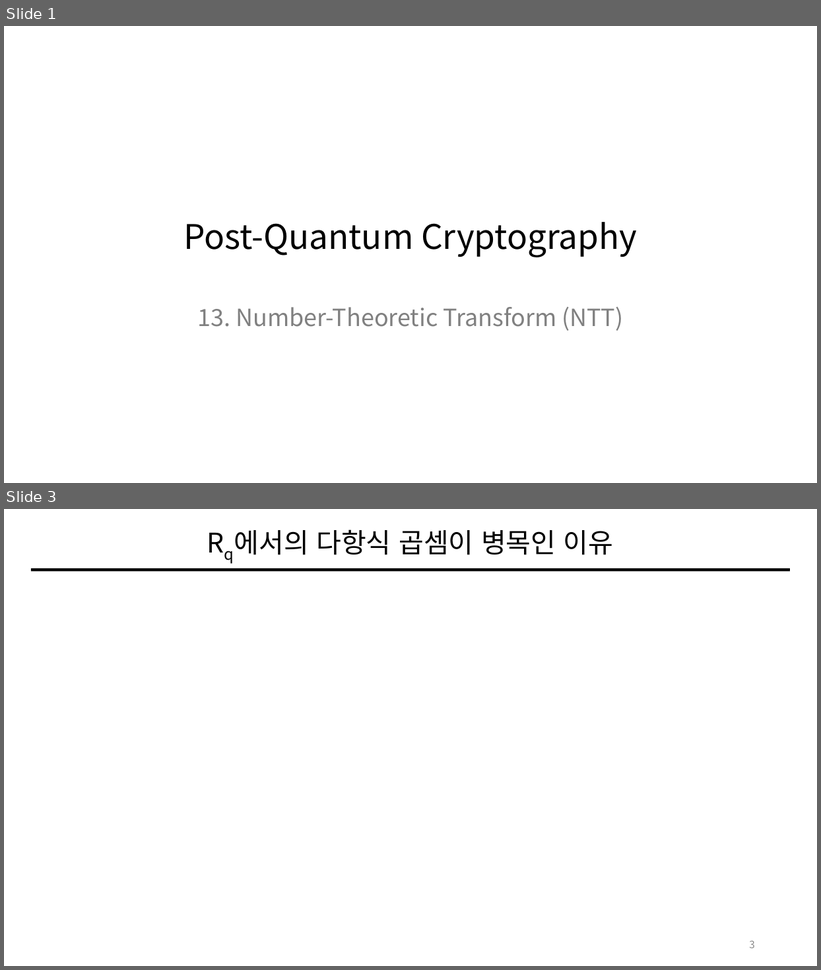
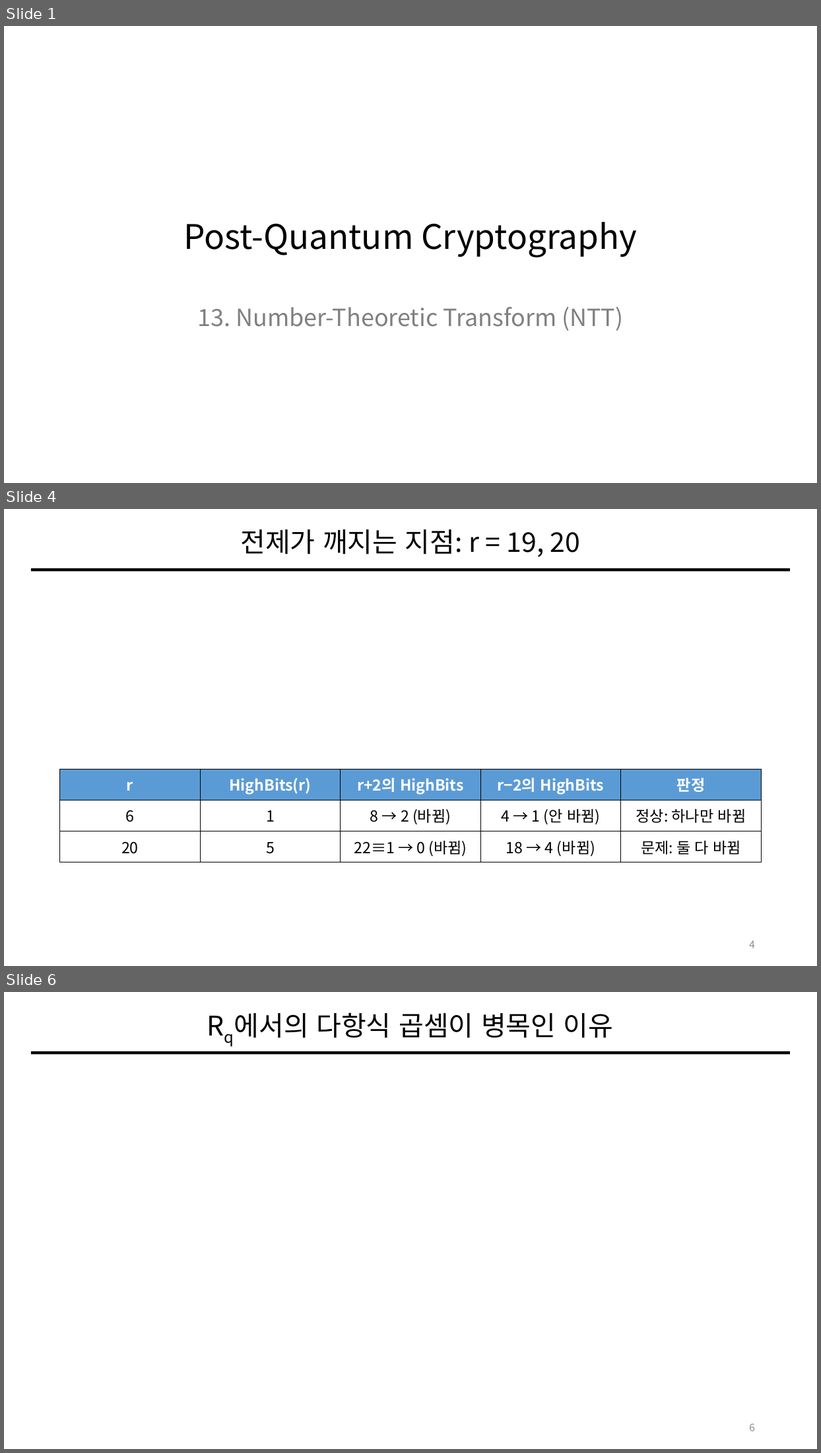
Before and after one commit to giyuubin/PQC, a slide deck: presentation/0828_13_Number-Theoretic-Transform.pptx. Shown one above the other, each under a label of ours: slides 1 and 3 before the commit, slides 1, 4 and 6 after it; the slides between them are not shown. The pictures are 821x970 and 821x1453 pixels, drawn with LibreOffice and Linux fonts; fonts in the diff are those of the drawing; grey boxes stand for pictures. Boxes give left, top, right and bottom in pixels: in the first picture for what was removed or moved away, otherwise in the second. Text is boxed around its words. In the diff, an @@ line names an element or a change of style, - is before the commit and + after.

```diff
--- a/presentation/0828_13_Number-Theoretic-Transform.pptx
+++ b/presentation/0828_13_Number-Theoretic-Transform.pptx
@@ slide 4 added at box(4, 509, 817, 966), background #FFFFFF; not listed: 1 template element that a slide beside it also shows @@
@@ title added at box(240, 529, 581, 557), 32 pt, text #000000 @@
+전제가 깨지는 지점: r = 19, 20
@@ table added at box(60, 770, 762, 863), 3 rows, 5 columns @@
+r | HighBits(r) | r+2의 HighBits | r−2의 HighBits | 판정
+6 | 1 | 8 → 2 (바뀜) | 4 → 1 (안 바뀜) | 정상: 하나만 바뀜
+20 | 5 | 22≡1 → 0 (바뀜) | 18 → 4 (바뀜) | 문제: 둘 다 바뀜
@@ page number added at box(749, 941, 755, 949), 12 pt, text #8C8C8C @@
+4
@@ what was slide 3 is now slide 6 @@
@@ page number at box(749, 1424, 755, 1432): text changed @@
-3
+6
```
Also in this commit, not shown: 1 slide changed, 2 other slides added.
